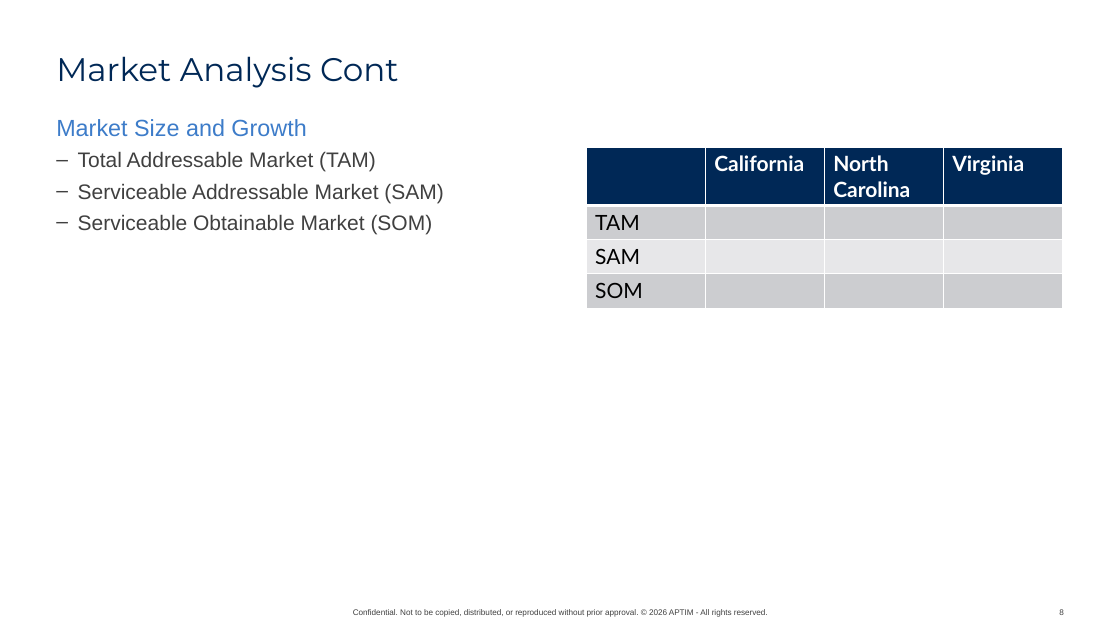
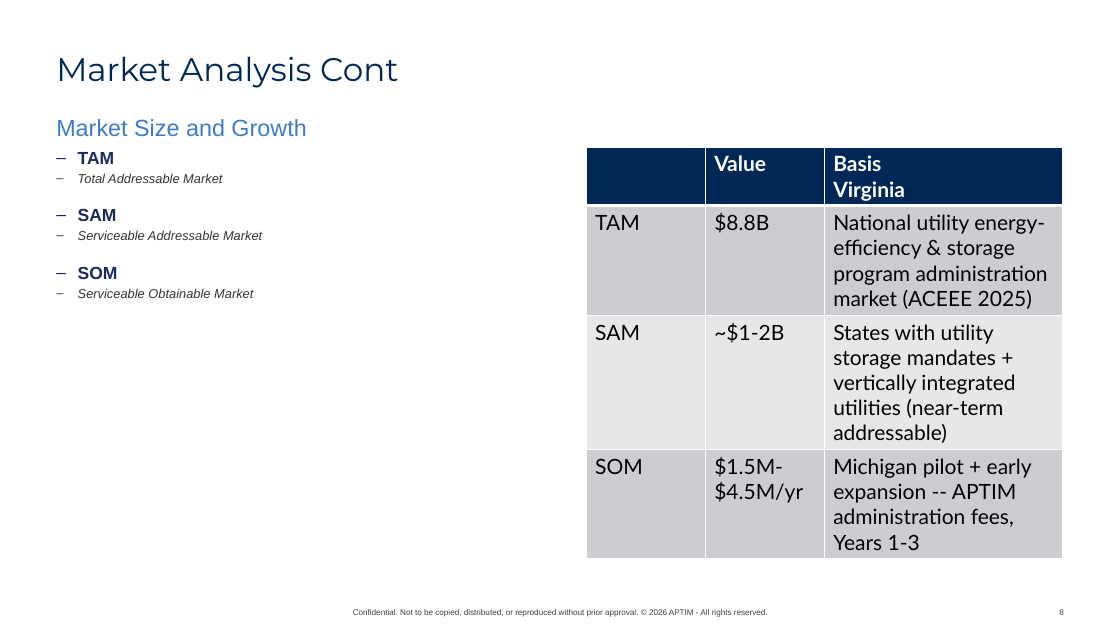
Before and after one commit to graseeuh/HERMES, a slide deck: slide 8 of Group_1_STRIVE_Presentation.pptx. Drawn at 1120x630 pixels with LibreOffice and Linux fonts; fonts in the diff are those of the drawing; background and template pictures are left out. Boxes give left, top, right and bottom in pixels: in the first picture for what was removed or moved away, otherwise in the second. Text is boxed around its words. In the diff, an @@ line names an element or a change of style, - is before the commit and + after.

```diff
--- a/Group_1_STRIVE_Presentation.pptx
+++ b/Group_1_STRIVE_Presentation.pptx
@@ table at bbox=[587, 147, 1065, 554] @@
-row 1:  | California | North Carolina | Virginia
+row 1:  | Value | Basis / Virginia | 
-row 2, column 2: 
+row 2, column 2: $8.8B
-row 2, column 3: 
+row 2, column 3: National utility energy-efficiency & storage program administration market (ACEEE 2025)
-row 3, column 2: 
+row 3, column 2: ~$1-2B
-row 3, column 3: 
+row 3, column 3: States with utility storage mandates + vertically integrated utilities (near-term addressable)
-row 4, column 2: 
+row 4, column 2: $1.5M-$4.5M/yr
-row 4, column 3: 
+row 4, column 3: Michigan pilot + early expansion -- APTIM administration fees, Years 1-3
@@ text at bbox=[78, 152, 262, 298]: text changed; size 18 to 11 pt; text colour #404040 to #333333; italic on @@
-– Total Addressable Market (TAM)
-– Serviceable Addressable Market (SAM)
-– Serviceable Obtainable Market (SOM)
+– TAM
+– Total Addressable Market
+– SAM
+– Serviceable Addressable Market
+– SOM
+– Serviceable Obtainable Market
```
Also in this commit, not shown: 7 other slides changed, 2 slides added, 4 slides removed.
